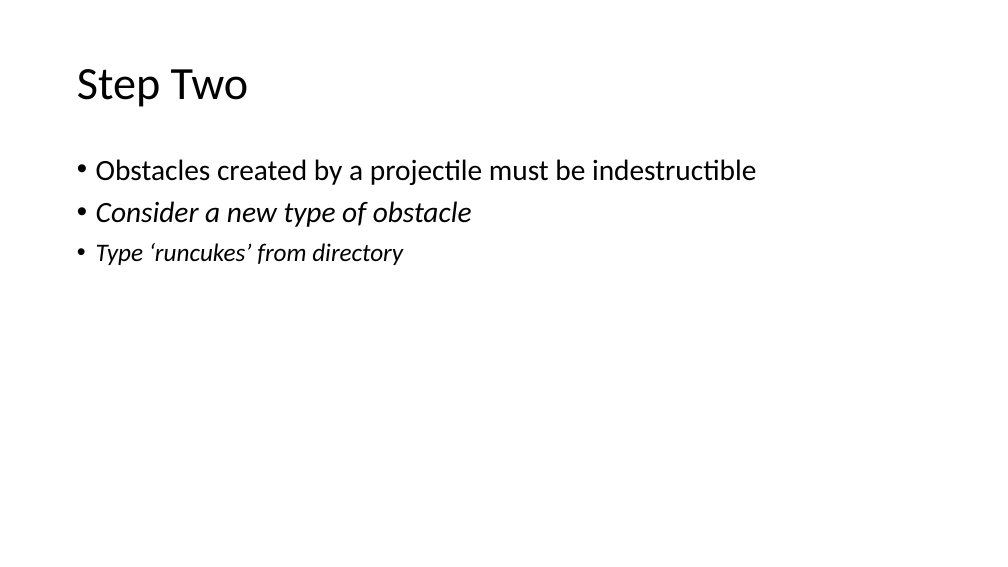
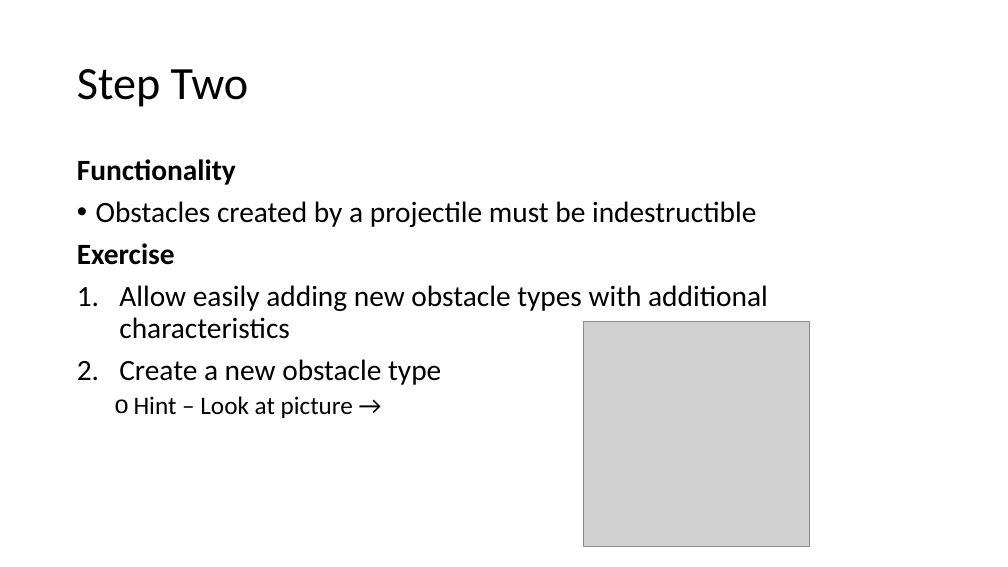
Before and after one commit to PhilipJordan/SOLID, a slide deck: slide 10 of Presentations/OCP Redux.pptx. Drawn at 1008x567 pixels with LibreOffice and Linux fonts; fonts in the diff are those of the drawing; grey boxes stand for pictures; background and template pictures are left out. Boxes give left, top, right and bottom in pixels: in the first picture for what was removed or moved away, otherwise in the second. Text is boxed around its words. In the diff, an @@ line names an element or a change of style, - is before the commit and + after.

```diff
--- a/Presentations/OCP Redux.pptx
+++ b/Presentations/OCP Redux.pptx
@@ text at (77,159,236,185): paragraph added @@
+Functionality
@@ text at (77,243,768,418): text changed; size 24 to 28 pt; italic off @@
-• Consider a new type of obstacle
-• Type ‘runcukes’ from directory
+Exercise
+1. Allow easily adding new obstacle types with additional
+   characteristics
+2. Create a new obstacle type
+  o Hint – Look at picture →
@@ picture added at (584,321,809,547) @@
```
Also in this commit, not shown: 9 other slides changed, 1 other file.
